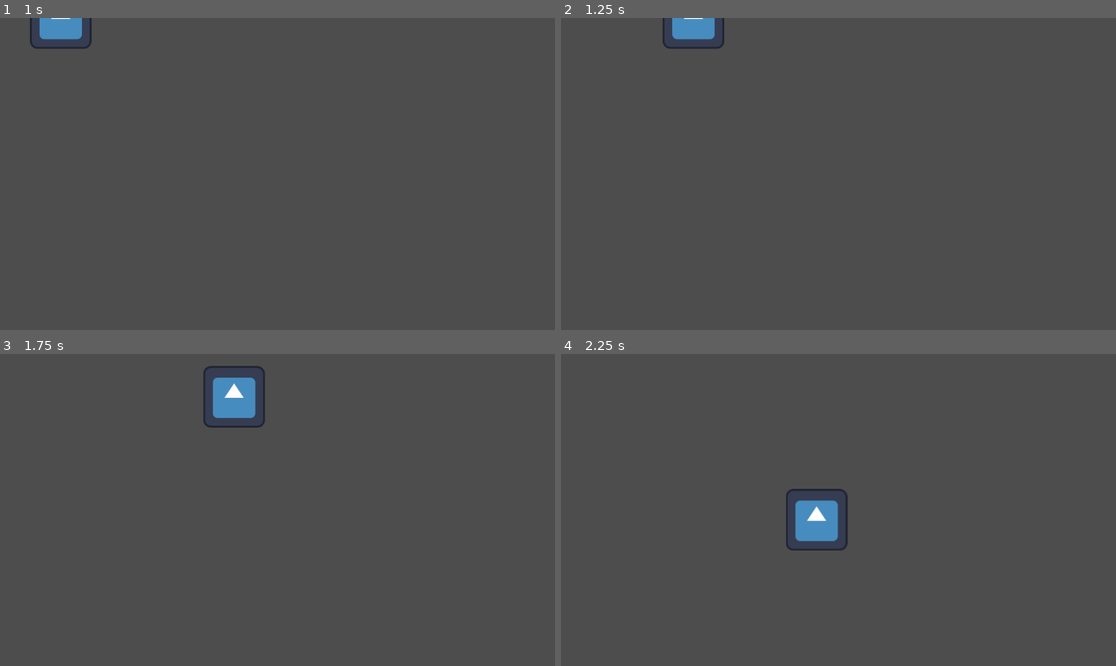
Above: before the commit, frames 1-4 (two rows, left to right).
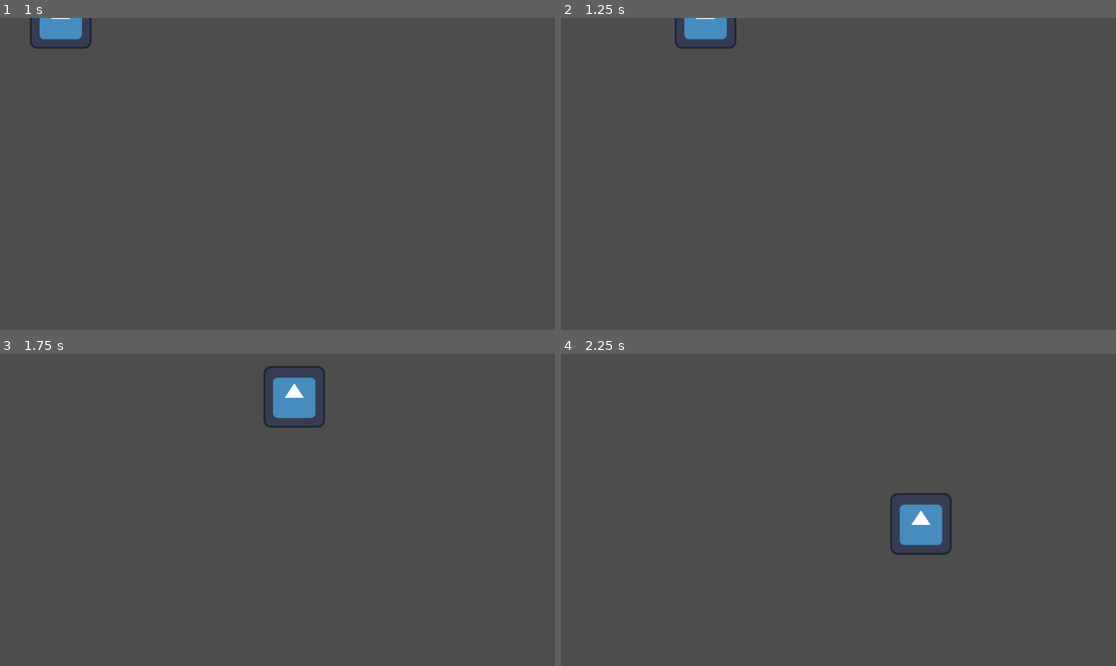
Above: after the commit, the same moments.

Repository: vilu350/Flying-Cats-Studio
Game: Godot game, scene res://character_body_2d.tscn
Same seed, same stepped clock (60 frames per second), same inputs: the game is played once before the commit and once after it. The project has no main scene, so this scene is started directly. The engine's default icon, where the game draws it, is replaced by a stand-in: a white triangle on a blue panel in a dark square.
Inputs:
- Up to frame 1 (1 s): tap Enter at 0.5 s; hold D (move_right) from 0.53 s (still down)
- Up to frame 2 (1.25 s): keep holding D (move_right)
- Up to frame 3 (1.75 s): release D (move_right) at 1.28 s; hold Down (move_down) from 1.28 s (still down)
- Up to frame 4 (2.25 s): release Down (move_down) at 2.03 s; hold D (move_right) from 2.03 s (still down)

Frame 1 is identical in both runs. In frame 2, 0.4% of the frame differs, in the area x 18-32%, y 0-10%; in frame 3, 2.5%; in frame 4, 2.6%, in the area x 40-71%, y 43-65%.

Commit message:
updated max speed

Diff:
--- a/flying-cats-studio/character_body_2d.gd
+++ b/flying-cats-studio/character_body_2d.gd
@@ -1,6 +1,6 @@
 extends CharacterBody2D
 
-@export var max_speed := 600.0
+@export var max_speed := 800.0
 @export var acceleration := 1200.0
 @export var deceleration := 1080.0
 
